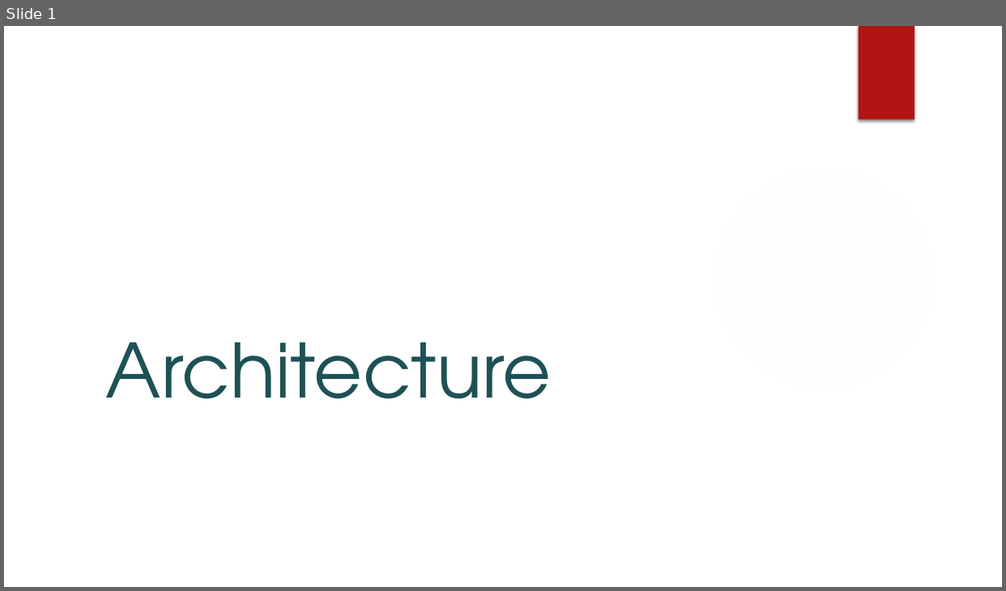
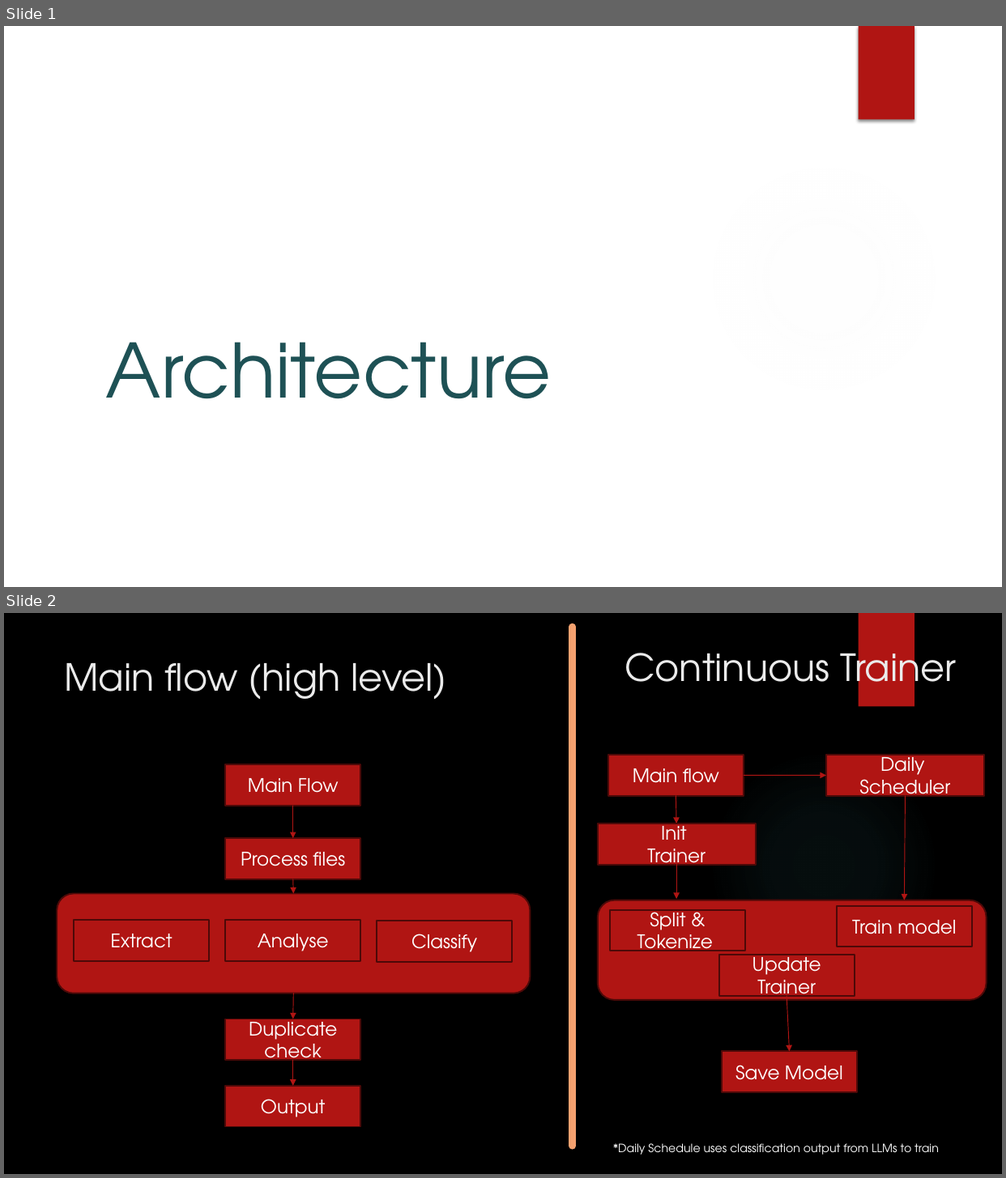
Before and after one commit to ewfx/gaied-t2-10-f5, a slide deck: artifacts/arch/Architecture_Flowdiagram.pptx. Shown one above the other, each under a label of ours: slide 1 before the commit, slides 1 and 2 after it. The pictures are 1006x591 and 1006x1178 pixels, drawn with LibreOffice and Linux fonts; fonts in the diff are those of the drawing; background and template pictures are left out. Boxes give left, top, right and bottom in pixels: in the first picture for what was removed or moved away, otherwise in the second. Text is boxed around its words. In the diff, an @@ line names an element or a change of style, - is before the commit and + after.

```diff
--- a/artifacts/arch/Architecture_Flowdiagram.pptx
+++ b/artifacts/arch/Architecture_Flowdiagram.pptx
@@ slide 2 added at (4, 613, 1002, 1174), background picture (left out); not listed: 1 template element that a slide beside it also shows @@
@@ line added from (573, 627) to (573, 1146), #F4A16F 6.75 pt @@
@@ text added at (624, 641, 956, 698), 36 pt, text #EBEBEB @@
+Continuous Trainer
@@ title added at (65, 663, 447, 699), 36 pt, text #EBEBEB @@
+Main flow (high level)
@@ ellipse added at (709, 750, 939, 981), fill gradient #50B9C1 @@
@@ group added at (598, 756, 987, 1093): 7 rectangles, 5 arrows, 1 rounded rectangle @@
+Main flow
+Daily
+Scheduler
+Split & Tokenize
+Train model
+Update Trainer
+Save Model
+Init
+Trainer
@@ group added at (57, 765, 530, 1127): 7 rectangles, 4 arrows, 1 rounded rectangle @@
+Main Flow
+Process files
+Analyse
+Classify
+Extract
+Duplicate check
+Output
@@ text added at (613, 1144, 939, 1155), 11 pt, text #FFFFFF @@
+*Daily Schedule uses classification output from LLMs to train
```
Also in this commit, not shown: 3 other slides added, 1 slide removed, 4 other files.
